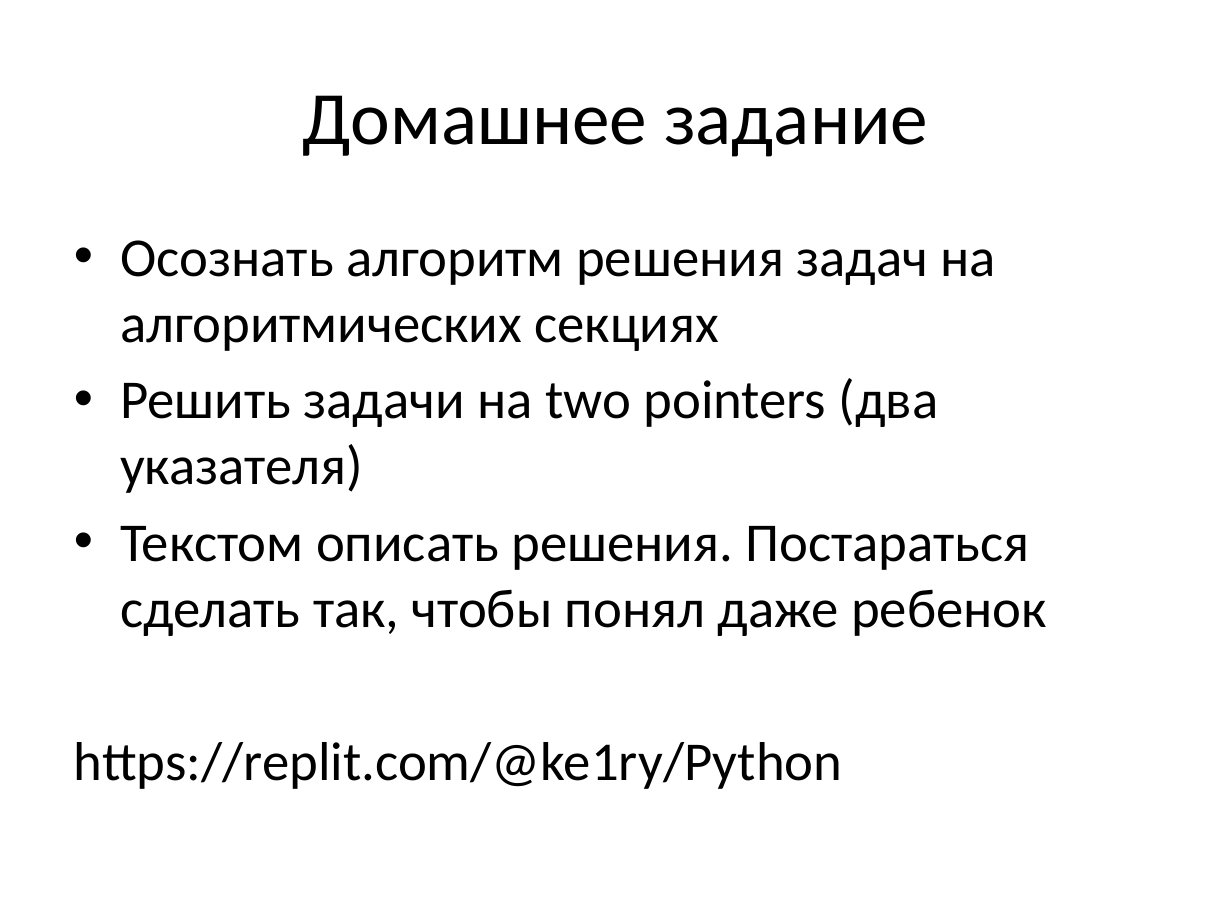
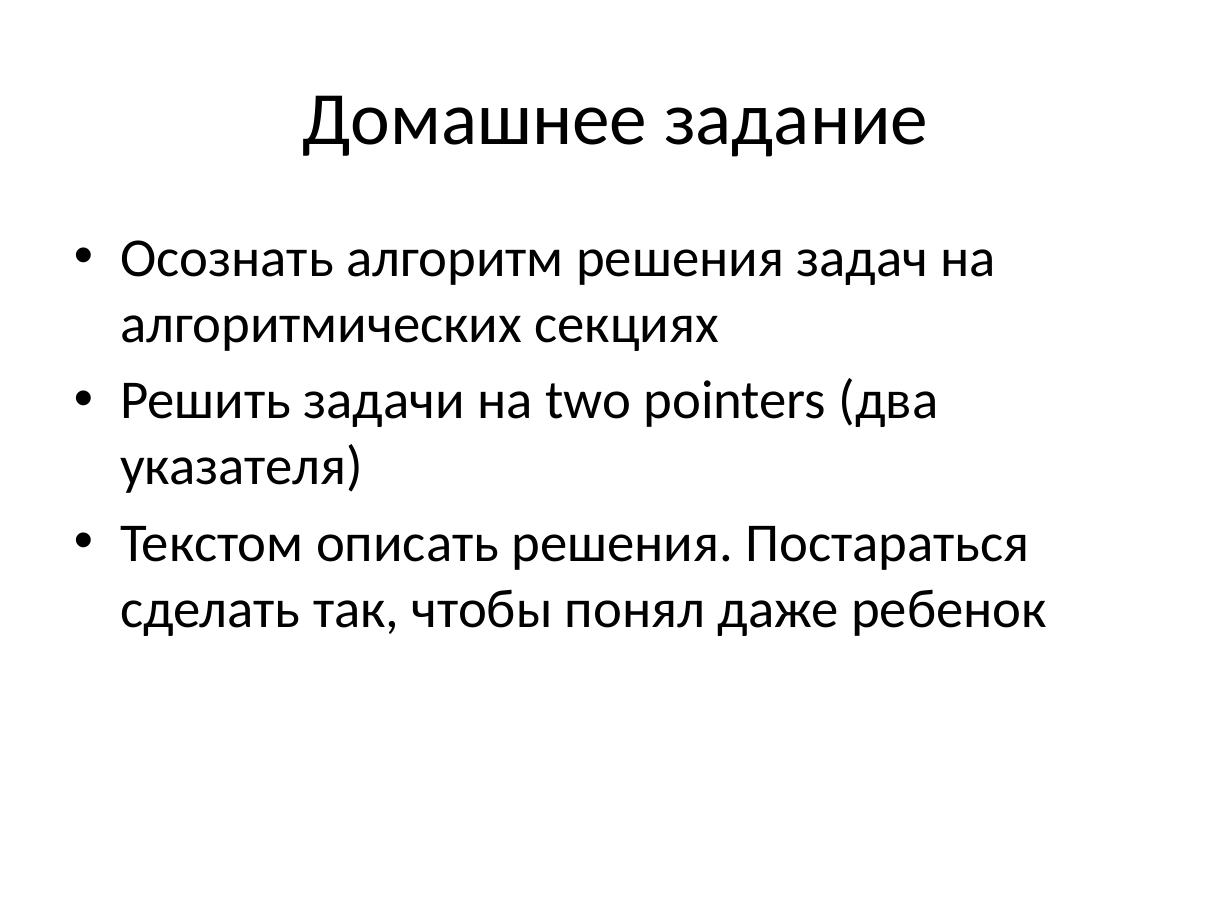
Before and after one commit to uncelry/alogrithms-for-interview, a slide deck: slide 29 of L3/Занятие_3_Алгоритмические_собеседования.pptx. Drawn at 1232x924 pixels with LibreOffice and Linux fonts; fonts in the diff are those of the drawing. Boxes give left, top, right and bottom in pixels: in the first picture for what was removed or moved away, otherwise in the second. Text is boxed around its words. In the diff, an @@ line names an element or a change of style, - is before the commit and + after.

```diff
--- a/L3/Занятие_3_Алгоритмические_собеседования.pptx
+++ b/L3/Занятие_3_Алгоритмические_собеседования.pptx
@@ text at (74, 742, 843, 789): paragraph removed @@
-https://replit.com/@ke1ry/Python
```
Also in this commit, not shown: 2 other files.
